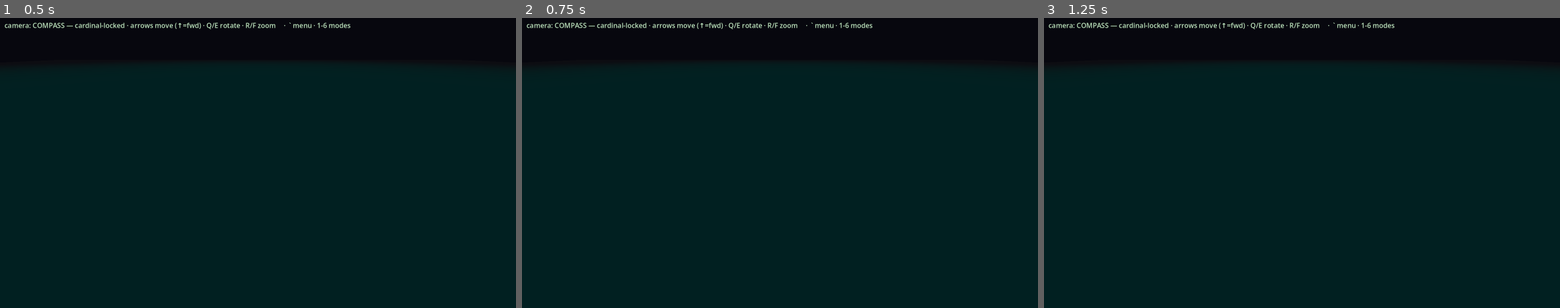
Above: before the commit, frames 1-3 (left to right).
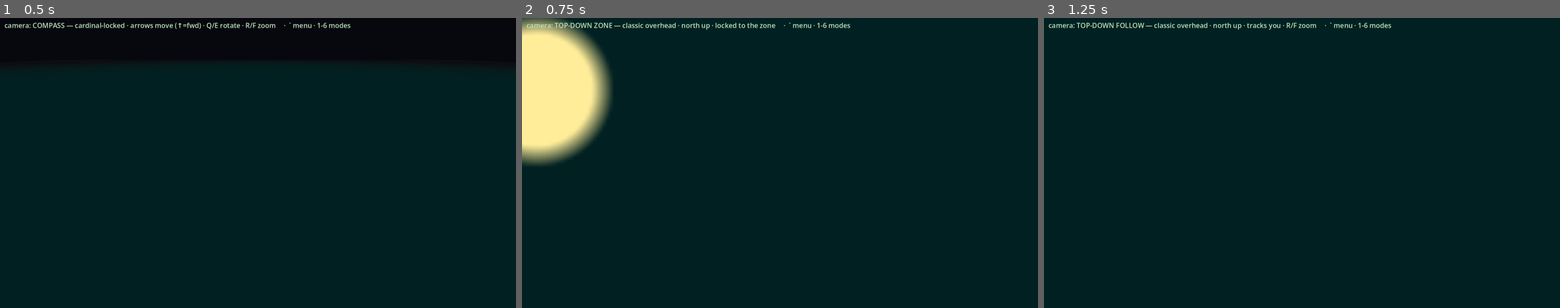
Above: after the commit, the same moments.

Repository: DazzlingDukeOfLazers/raves-of-qud
Game: Godot game, scene res://Main.tscn
The game is run twice, just before and just after one commit, with the same random seed, the same clock (stepped at 60 frames per second) and the same inputs.
Inputs (mouse positions are in pixels of both pictures, inside the frame that each line leads up to):
- Up to frame 1 (0.5 s): no input
- Up to frame 2 (0.75 s): tap Enter at 0.5 s; move the mouse to (893, 148) at 0.52 s; hold Right from 0.53 s (still down); tap 7 at 0.6 s; click (893, 148) at 0.67 s
- Up to frame 3 (1.25 s): keep holding Right; tap Space at 0.77 s; tap 8 at 0.8 s

Frame 1 is identical in both runs. In frame 2, 20% of the frame differs, in the area x 0-100%, y 0-51%; in frame 3, 14%.

Commit message:
Add Qud-classic top-down camera modes (7 TOP_ZONE, 8 TOP_FOLLOW)
Two straight-down orthographic views with north locked to the top of the
screen: TOP_ZONE frames the whole zone and holds still; TOP_FOLLOW tracks
the player with R/F (or wheel) zoom. Overhead height sits below the fog and
distance DOF is disabled so the flat map stays crisp.

Tile billboards lay flat (BILLBOARD_ENABLED) via a "tile_sprite" node group
toggle so a true top-down camera sees the art, not its edge; angled modes
restore FIXED_Y. Camera snaps (no lerp) across a top-down boundary to avoid
a degenerate look_at when the NORTH up-vector parallels a north/south view.

Co-Authored-By: Claude Opus 4.7 <noreply@anthropic.com>

Diff:
--- a/godot/Main.gd
+++ b/godot/Main.gd
@@ -3,7 +3,7 @@
 ## Wires the bridge client to the renderer, drives the camera, and maps input to
 ## Qud movement commands. Built in code so the scene file stays a single node.
 ##
-## CAMERA MODES — pick with the ` debug menu or number keys 1-6; the current mode
+## CAMERA MODES — pick with the ` debug menu or number keys 1-8; the current mode
 ## and its controls show on screen.
 ##   1 COMPASS  (default)  cardinal-LOCKED low-angle view. Follows the player's
 ##                         position but NEVER rotates on movement, so the world
@@ -15,6 +15,10 @@
 ##                         combat-aware framing via an event buffer is future work).
 ##   5 MOUSE               orbit/pan with the mouse around the SELECTED tile.
 ##   6 KEYBOARD            free flight. WASD moves the camera, arrows AIM it.
+##   7 TOP_ZONE            Qud-classic overhead: orthographic, straight down, NORTH
+##                         up, framing the whole zone and holding still.
+##   8 TOP_FOLLOW          same classic overhead, north up, but tracking the player;
+##                         R/F or the wheel zoom in and out.
 ##
 ##   Esc returns to COMPASS (and dismisses the report). Shift+C/K/F still jump to
 ##   mouse/keyboard/follow. Wheel zooms. Ctrl/Cmd+click or I inspects a tile.
@@ -56,8 +60,16 @@
 const DAY_TINT := Color(1.0, 0.99, 0.96)       # near-neutral, a hair warm
 const DUSK_TINT := Color(1.0, 0.72, 0.50)      # warm dawn/dusk
 
-enum CamMode { COMPASS, FOLLOW, FIRST_PERSON, CINEMATIC, MOUSE, KEYBOARD }
+enum CamMode { COMPASS, FOLLOW, FIRST_PERSON, CINEMATIC, MOUSE, KEYBOARD, TOP_ZONE, TOP_FOLLOW }
 var _mode: int = CamMode.COMPASS   # cardinal-locked: stable, doesn't spin on movement
+
+# Top-down (Qud-classic) modes: orthographic, straight down, NORTH locked to the top
+# of the screen. TOP_ZONE frames the whole zone/parasang and holds still; TOP_FOLLOW
+# tracks the player at a fixed zoom (wheel / R-F). Height sits below the fog-begin
+# distance so the flat map stays crisp; DOF is disabled while overhead.
+const TOP_H := 20.0        # ortho eye height above the ground (scale is size, not H)
+const TOP_FIT_MARGIN := 1.06   # padding so the framed zone isn't flush to the edges
+const NORTH := Vector3(0, 0, -1)   # -z is north (Qud's y grows south); screen-up in top-down
 
 var _pivot: Node3D
 var _cam: Camera3D
@@ -72,6 +84,7 @@
 const FP_EYE_H := 0.55          # first-person default eye height above the ground
 var _fp_height := FP_EYE_H      # live first-person eye height (debug-menu slider)
 var _zone_center := Vector3(40, 0, 12)
+var _zone_dims := Vector2(80, 25)   # live zone width x height in cells (TOP_ZONE fit)
 var _pan := Vector3.ZERO     # user pan offset (MOUSE mode); persists across turns
 
 # --- follow-cam -------------------------------------------------------------
@@ -85,6 +98,7 @@
 var _eye := Vector3.ZERO         # smoothed camera position
 var _look := Vector3.ZERO        # smoothed look-at target
 var _seeded := false
+var _snap_cam := false           # skip the lerp for one frame (top-down transitions)
 
 # --- free camera ------------------------------------------------------------
 const FLY_SPEED := 9.0
@@ -249,6 +263,7 @@
 	var z: Dictionary = data.get("zone", {})
 	if z.has("width") and z.has("height"):
 		_zone_center = Vector3(float(z["width"]) / 2.0, 0.0, float(z["height"]) / 2.0)
+		_zone_dims = Vector2(float(z["width"]), float(z["height"]))
 
 	# Crossing a zone edge re-anchors the live zone to local coords, so the player's
 	# (px,py) jumps discontinuously (e.g. 0 -> 79) and everything on screen shifts.
@@ -355,7 +370,7 @@
 			_screenshot(false, true)   # forced: window is unfocused, no auto-draw
 		"cam":
 			if parts.size() > 1:
-				_set_mode(clampi(int(parts[1]) - 1, 0, 5))   # 1-6 -> COMPASS..KEYBOARD
+				_set_mode(clampi(int(parts[1]) - 1, 0, 7))   # 1-8 -> COMPASS..TOP_FOLLOW
 		"fph":
 			if parts.size() > 1:
 				_fp_height = clampf(float(parts[1]), 0.15, 3.0)
@@ -395,7 +410,8 @@
 	elif _mode == CamMode.CINEMATIC and (inspector == null or inspector.selected_tile() == null):
 		_cine_t += dt * 0.35   # slow auto-orbit ONLY with no target; a selected tile holds the framing still
 	# R/F zoom in the player-relative modes (Shift-guarded so Shift+F still switches)
-	if (_mode == CamMode.COMPASS or _mode == CamMode.FOLLOW or _mode == CamMode.FIRST_PERSON) \
+	if (_mode == CamMode.COMPASS or _mode == CamMode.FOLLOW or _mode == CamMode.FIRST_PERSON \
+			or _mode == CamMode.TOP_FOLLOW) \
 			and not Input.is_key_pressed(KEY_SHIFT):
 		if Input.is_key_pressed(KEY_R): _dist = clampf(_dist * (1.0 - dt), DIST_MIN, DIST_MAX)
 		if Input.is_key_pressed(KEY_F): _dist = clampf(_dist * (1.0 + dt), DIST_MIN, DIST_MAX)
@@ -477,22 +493,54 @@
 				r * sin(COMPASS_PITCH) + 2.0,
 				r * cos(COMPASS_PITCH) * cos(_cine_t))
 			target_look = cc
+		CamMode.TOP_ZONE:   # classic overhead, north up, framing the whole zone
+			target_eye = _zone_center + Vector3(0, TOP_H, 0)
+			target_look = _zone_center
+		CamMode.TOP_FOLLOW:  # classic overhead, north up, tracking the player
+			target_eye = _player + Vector3(0, TOP_H, 0)
+			target_look = _player
 		_:  # COMPASS — the default, stable, cardinal-locked view
 			target_eye = _compass_eye()
 			target_look = _player
 
-	if dt <= 0.0 or not _seeded:
+	if dt <= 0.0 or not _seeded or _snap_cam:
 		_eye = target_eye
 		_look = target_look
+		_snap_cam = false
 	else:
 		var k: float = clampf(FOLLOW_LERP * dt, 0.0, 1.0)
 		_eye = _eye.lerp(target_eye, k)
 		_look = _look.lerp(target_look, k)
 
+	var top := _mode == CamMode.TOP_ZONE or _mode == CamMode.TOP_FOLLOW
+	_apply_top_down_camera(top)
 	_pivot.position = Vector3.ZERO
 	_cam.position = _eye
 	if _eye.distance_to(_look) > 0.001:
-		_cam.look_at(_look, Vector3.UP)
+		# top-down looks straight down, so the up reference is NORTH (screen-up), not
+		# world-up (which is parallel to the view and would be degenerate).
+		_cam.look_at(_look, NORTH if top else Vector3.UP)
+
+## Orthographic + DOF-off while overhead (a flat classic map, no perspective skew and
+## no distance blur), perspective otherwise. Ortho `size` is the view's vertical span
+## in cells: TOP_FOLLOW uses the zoom distance; TOP_ZONE fits the whole zone.
+func _apply_top_down_camera(top: bool) -> void:
+	if top:
+		if _cam.projection != Camera3D.PROJECTION_ORTHOGONAL:
+			_cam.projection = Camera3D.PROJECTION_ORTHOGONAL
+		_cam.size = _top_ortho_size()
+	elif _cam.projection != Camera3D.PROJECTION_PERSPECTIVE:
+		_cam.projection = Camera3D.PROJECTION_PERSPECTIVE
+	var attrs := _cam.attributes as CameraAttributesPractical
+	if attrs != null:
+		attrs.dof_blur_far_enabled = not top
+
+func _top_ortho_size() -> float:
+	if _mode == CamMode.TOP_FOLLOW:
+		return clampf(_dist, DIST_MIN, DIST_MAX)
+	var vp := get_viewport().get_visible_rect().size
+	var aspect: float = vp.x / maxf(1.0, vp.y)
+	return maxf(_zone_dims.y, _zone_dims.x / maxf(0.01, aspect)) * TOP_FIT_MARGIN
 
 func _aim_dir() -> Vector3:
 	return Vector3(cos(_pitch) * sin(_yaw + PI), -sin(_pitch), cos(_pitch) * cos(_yaw + PI))
@@ -527,6 +575,8 @@
 ## The direction the camera looks ALONG on the ground plane, per mode. FOLLOW
 ## trails your last step; COMPASS / FIRST_PERSON use the locked compass heading.
 func _camera_heading() -> Vector3:
+	if _mode == CamMode.TOP_ZONE or _mode == CamMode.TOP_FOLLOW:
+		return NORTH   # north-up map: screen-forward is always north, whatever the yaw
 	var h: Vector3 = _facing3() if _mode == CamMode.FOLLOW else _compass_dir()
 	h.y = 0.0
 	if h.length() < 0.001:
@@ -561,7 +611,16 @@
 		_free_eye = _eye
 	if m == CamMode.MOUSE:
 		_pan = Vector3.ZERO
+	# snap (don't lerp) across a top-down boundary: the NORTH up-vector can be
+	# parallel to a north/south view direction mid-lerp, a degenerate look_at
+	var leaving_top := _mode == CamMode.TOP_ZONE or _mode == CamMode.TOP_FOLLOW
+	var entering_top := m == CamMode.TOP_ZONE or m == CamMode.TOP_FOLLOW
+	if leaving_top or entering_top:
+		_snap_cam = true
 	_mode = m
+	if renderer != null:
+		# lay tile billboards flat for the straight-down modes, stand them up otherwise
+		renderer.set_top_down(m == CamMode.TOP_ZONE or m == CamMode.TOP_FOLLOW)
 	_update_mode_label()
 
 ## One gesture -> everything a collaborator needs about a tile: the report
@@ -755,6 +814,8 @@
 	CamMode.CINEMATIC: "CINEMATIC — frames you + selected tile",
 	CamMode.MOUSE: "ORBIT — drag around the selected tile",
 	CamMode.KEYBOARD: "FLY — WASD move, arrows aim",
+	CamMode.TOP_ZONE: "TOP-DOWN ZONE — classic overhead · north up · locked to the zone",
+	CamMode.TOP_FOLLOW: "TOP-DOWN FOLLOW — classic overhead · north up · tracks you · R/F zoom",
 }
 
 func _update_mode_label() -> void:
@@ -783,7 +844,7 @@
 	_debug_menu_title = title
 	vb.add_child(title)
 	for m in [CamMode.COMPASS, CamMode.FOLLOW, CamMode.FIRST_PERSON, CamMode.CINEMATIC,
-			CamMode.MOUSE, CamMode.KEYBOARD]:
+			CamMode.MOUSE, CamMode.KEYBOARD, CamMode.TOP_ZONE, CamMode.TOP_FOLLOW]:
 		var b := Button.new()
 		b.text = "%d  %s" % [m + 1, String(_MODE_NAMES[m]).split(" —")[0].split(" ·")[0]]
 		# click-only: don't take keyboard focus, or a focused button would swallow the
@@ -835,6 +896,8 @@
 		if event.keycode == KEY_4: _set_mode(CamMode.CINEMATIC); return
 		if event.keycode == KEY_5: _set_mode(CamMode.MOUSE); return
 		if event.keycode == KEY_6: _set_mode(CamMode.KEYBOARD); return
+		if event.keycode == KEY_7: _set_mode(CamMode.TOP_ZONE); return
+		if event.keycode == KEY_8: _set_mode(CamMode.TOP_FOLLOW); return
 		if event.keycode == KEY_QUOTELEFT:      # ` toggles the debug menu
 			_toggle_debug_menu(); return
 		# Q/E rotate the locked compass heading 90° (COMPASS mode only)
--- a/godot/ZoneRenderer.gd
+++ b/godot/ZoneRenderer.gd
@@ -145,6 +145,7 @@
 var _sprite_pool: Array[Sprite3D] = []
 var _floor_pool: Array[MeshInstance3D] = []
 var _label_pool: Array[Label3D] = []
+var _top_down := false   # top-down camera modes: tile billboards lie flat to face up
 
 func _ready() -> void:
 	_plane = PlaneMesh.new()
@@ -2001,6 +2002,21 @@
 
 # --- node pools -------------------------------------------------------------
 
+## Lay tile billboards flat so a straight-down (true top-down) camera sees the art
+## instead of its edge, or stand them upright again (FIXED_Y) for the angled views.
+## Applies to sprites already on screen and, via _take_sprite, to any built later.
+## Flames, glyph labels and fence quads are separate nodes and stay as they are —
+## only _take_sprite billboards join the "tile_sprite" group. (Fences render as
+## upright quads, so they read edge-on from directly overhead; a minor v1 limit.)
+func set_top_down(on: bool) -> void:
+	if on == _top_down:
+		return
+	_top_down = on
+	var mode := BaseMaterial3D.BILLBOARD_ENABLED if on else BaseMaterial3D.BILLBOARD_FIXED_Y
+	for n in get_tree().get_nodes_in_group("tile_sprite"):
+		if is_instance_valid(n):
+			(n as Sprite3D).billboard = mode
+
 func _take_sprite() -> Sprite3D:
 	var s: Sprite3D
 	if _bank == null and _sprite_pool.size() > 0:
@@ -2012,10 +2028,11 @@
 		s.shaded = false
 		s.transparent = true
 		s.alpha_cut = SpriteBase3D.ALPHA_CUT_DISCARD
+		s.add_to_group("tile_sprite")   # so set_top_down() can find every tile billboard
 		_spawn_parent().add_child(s)
 	# reset per take — fence panels and submerged actors override these, normal
-	# sprites need the defaults back
-	s.billboard = BaseMaterial3D.BILLBOARD_FIXED_Y
+	# sprites need the defaults back. In top-down the tile faces up (full billboard).
+	s.billboard = BaseMaterial3D.BILLBOARD_ENABLED if _top_down else BaseMaterial3D.BILLBOARD_FIXED_Y
 	s.rotation = Vector3.ZERO
 	s.region_enabled = false
 	s.flip_h = false
